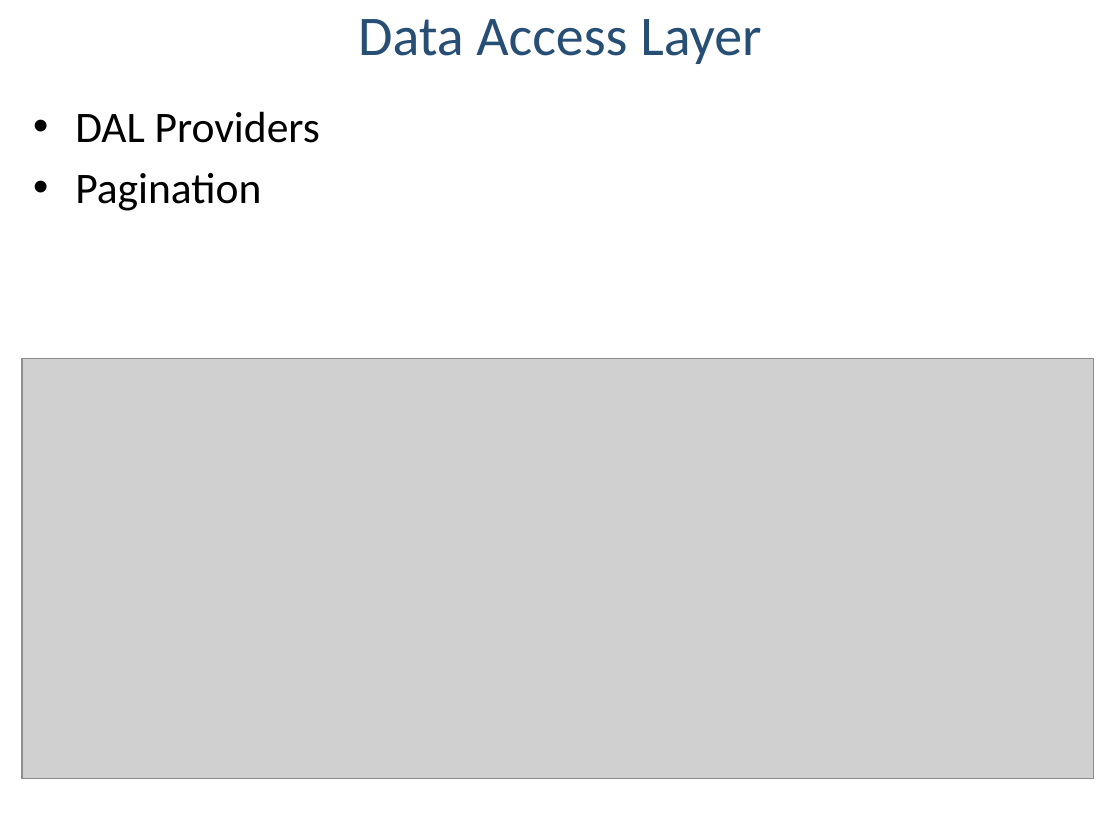
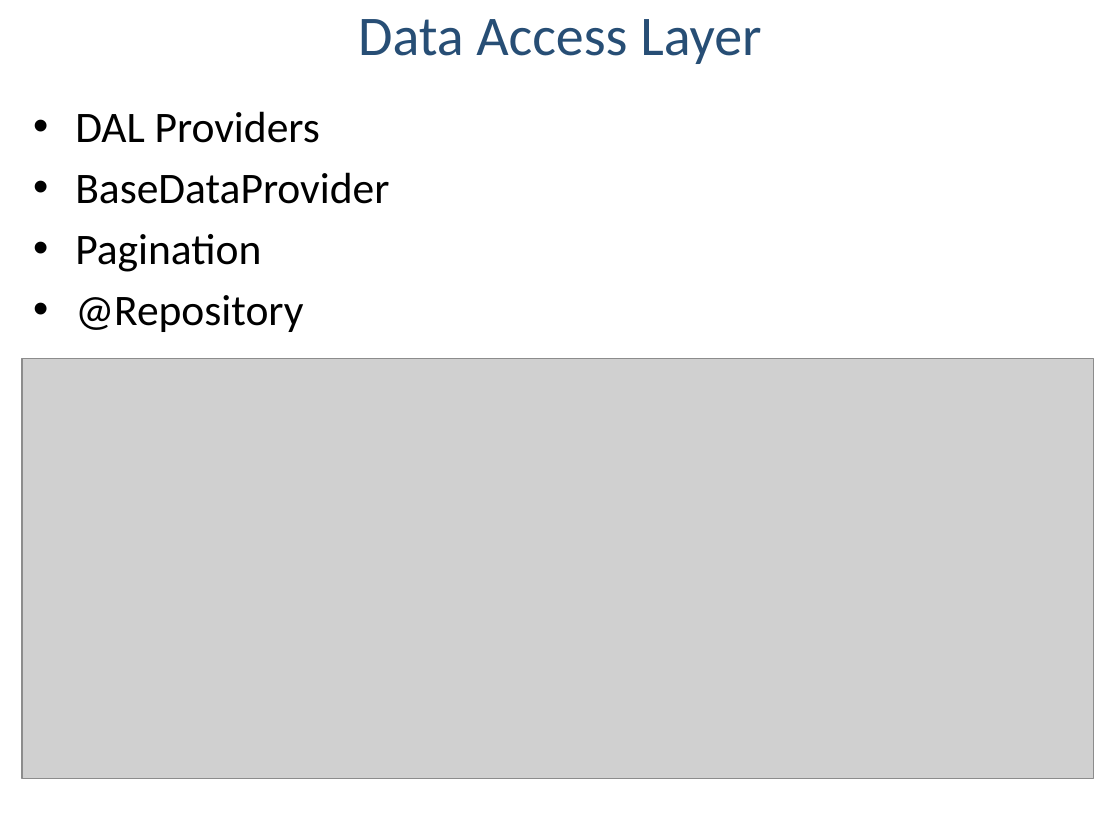
Before and after one commit to alvelikanova/svn-sheepdog, a slide deck: slide 8 of Presentation/SVN-Sheepdog.pptx. Drawn at 1120x840 pixels with LibreOffice and Linux fonts; fonts in the diff are those of the drawing; grey boxes stand for pictures; background and template pictures are left out. Boxes give left, top, right and bottom in pixels: in the first picture for what was removed or moved away, otherwise in the second. Text is boxed around its words. In the diff, an @@ line names an element or a change of style, - is before the commit and + after.

Commit message:
Changed presentation

```diff
--- a/Presentation/SVN-Sheepdog.pptx
+++ b/Presentation/SVN-Sheepdog.pptx
@@ text at [75, 172, 389, 204]: paragraph added @@
+• BaseDataProvider
@@ text at [75, 295, 303, 332]: paragraph added @@
+• @Repository
```
Also in this commit, not shown: 2 other slides changed.
